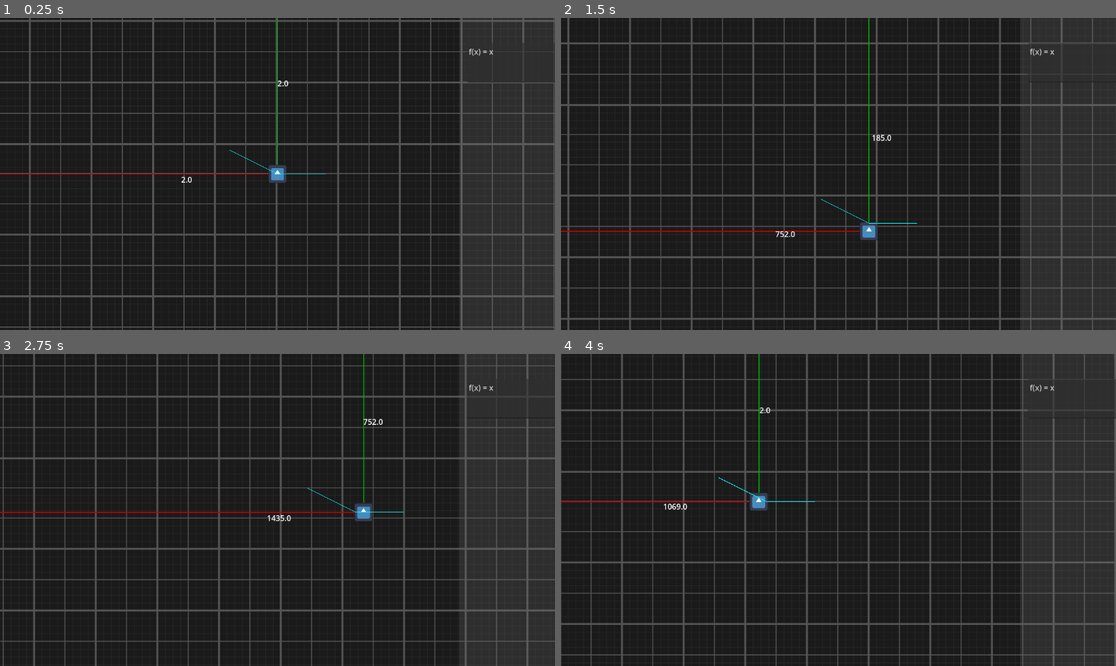
Above: before the commit, frames 1-4 (two rows, left to right).
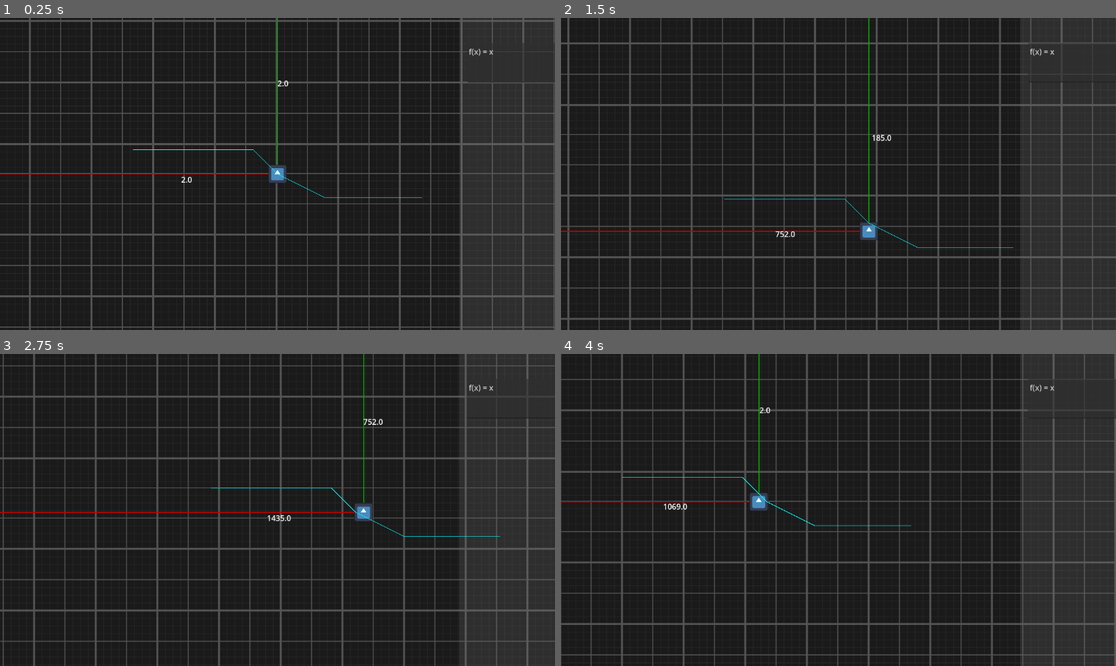
Above: after the commit, the same moments.

Repository: boiiiiiiiii12355/graph-combat
Game: Godot game, scene res://Scenes/game.tscn
Two runs of this game, one before a commit and one after it. Both use one fixed random seed, a clock stepped at 60 frames per second and the inputs below. The engine's default icon, where the game draws it, is replaced by a stand-in: a white triangle on a blue panel in a dark square.
Inputs:
- Up to frame 1 (0.25 s): no input
- Up to frame 2 (1.5 s): tap Enter at 0.5 s; hold D (right) 0.53-1.28 s; hold S (down) from 1.28 s (still down)
- Up to frame 3 (2.75 s): release S (down) at 2.03 s; hold D (right) from 2.03 s (still down)
- Up to frame 4 (4 s): release D (right) at 2.78 s; hold W (up) 2.78-3.53 s; hold A (left) from 3.53 s (still down)

The runs differ from the first frame. In frame 1, 0.2% of the frame differs, in the area x 23-77%, y 42-58%; in frame 2, 0.2%; in frame 3, 0.2%; in frame 4, 0.2%, in the area x 11-64%, y 39-56%.

Commit message:
Update player.tscn, project.godot, and player.gd

Diff:
--- a/Scenes/player.tscn
+++ b/Scenes/player.tscn
@@ -31,6 +31,6 @@
 
 [node name="graph" type="Line2D" parent="Rulers"]
 top_level = true
-points = PackedVector2Array(0, 1000, 0, 0, 0, 0, 0, 0, 0, 0, 0, 0, 0, 0, 0, 0, 0, 0, 0, 0, 0, 0, 0, 0)
+points = PackedVector2Array(0, 0, 0, 0, 0, 0, 0, 0, 0, 0, 0, 0, 0, 0, 0, 0, 0, 0, 0, 0, 0, 0, 0, 0)
 width = 1.0
 default_color = Color(0, 1, 1, 1)
--- a/project.godot
+++ b/project.godot
@@ -18,6 +18,10 @@
 [autoload]
 
 gamemaster="*res://scripts/game_master.gd"
+
+[display]
+
+window/stretch/aspect="expand"
 
 [input]
 
--- a/scripts/player.gd
+++ b/scripts/player.gd
@@ -37,14 +37,15 @@
 
 @export var line : Line2D
 var center_point = 6
-var offset = 100
+var offset = 50
 func graphing():
 	var center = global_position
 	for pt in line.get_point_count():
 		line.set_point_position(center_point, center)
 		if not pt == center_point:
 			if pt < center_point:
-				line.set_point_position(pt, center - Vector2(offset, 50))
+				line.set_point_position(pt, center - Vector2(offset * abs(pt - center_point), 50))
+
 
 			elif pt > center_point:
-				line.set_point_position(pt, center + Vector2(offset, 0))
+				line.set_point_position(pt, center + Vector2(offset * (pt - 5), 50))
